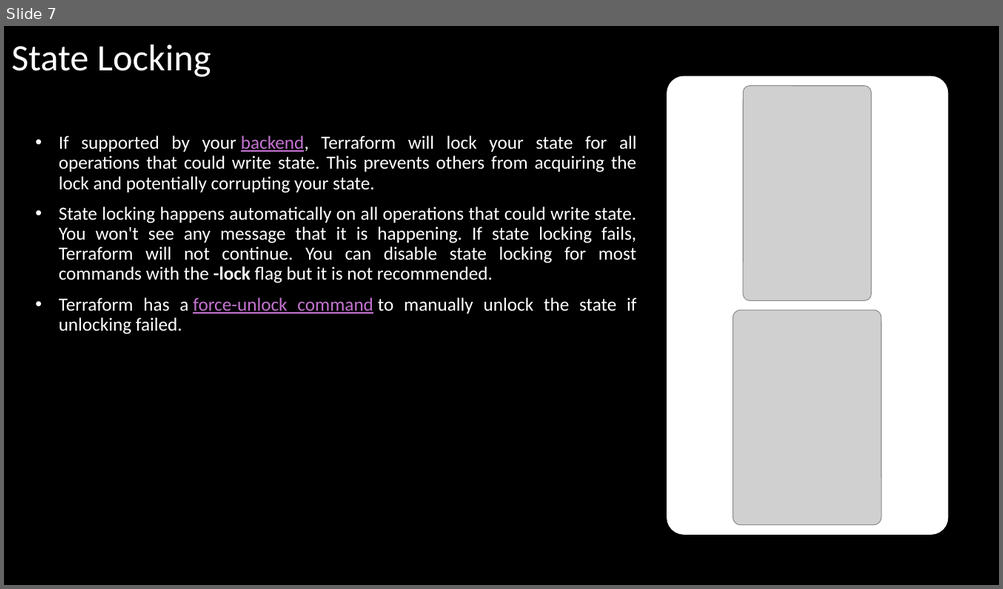
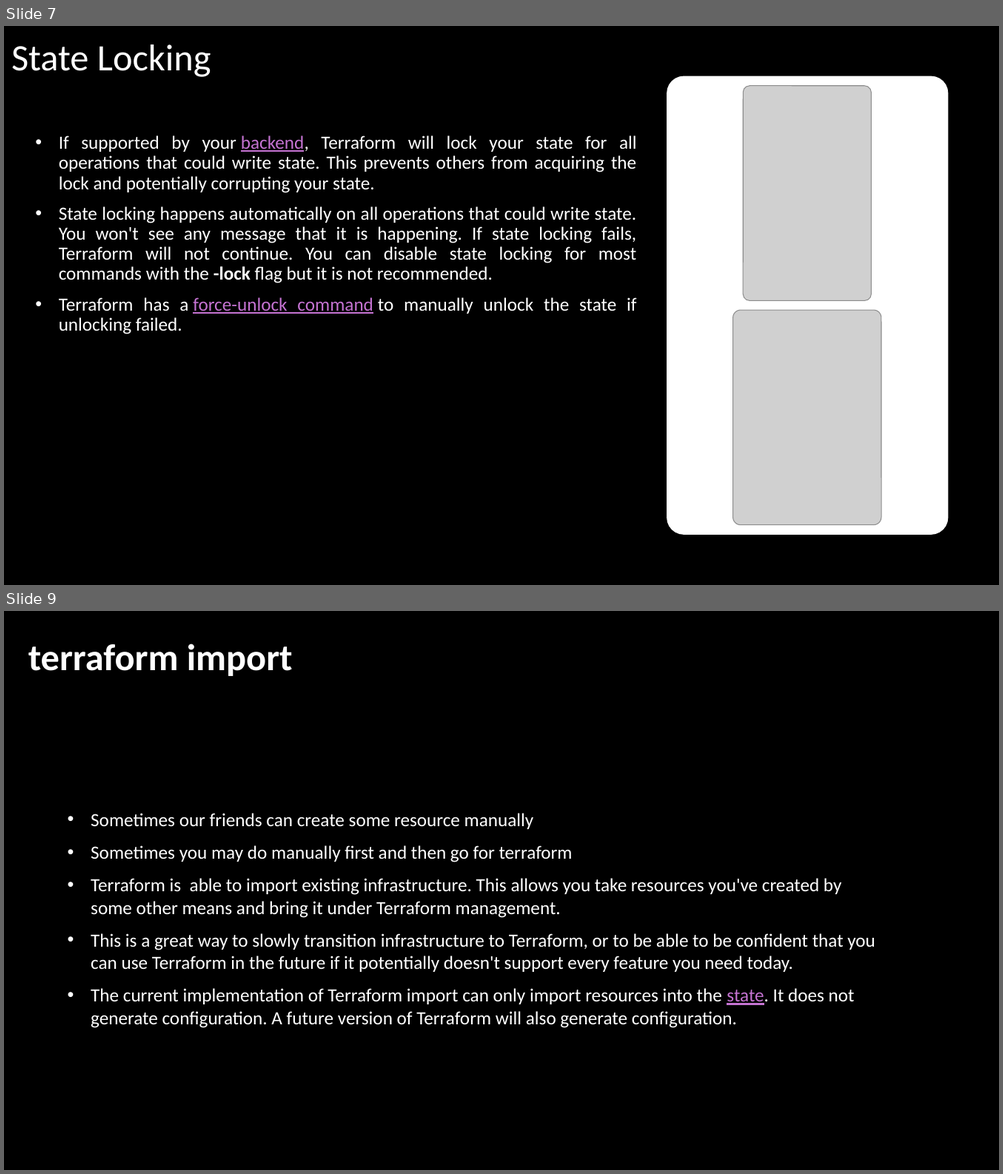
Before and after one commit to lerndevops/terraform_cert, a slide deck: Day4/state/state.pptx. Shown one above the other, each under a label of ours: slide 7 before the commit, slides 7 and 9 after it; the slides between them are not shown. The pictures are 1003x589 and 1003x1174 pixels, drawn with LibreOffice and Linux fonts; fonts in the diff are those of the drawing; grey boxes stand for pictures; background and template pictures are left out. Boxes give left, top, right and bottom in pixels: in the first picture for what was removed or moved away, otherwise in the second. Text is boxed around its words. In the diff, an @@ line names an element or a change of style, - is before the commit and + after.

```diff
--- a/Day4/state/state.pptx
+++ b/Day4/state/state.pptx
@@ slide 9 added at (x1=4, y1=611, x2=999, y2=1170), background picture (left out) @@
@@ title added at (x1=28, y1=644, x2=293, y2=676), 36 pt, text #FFFFFF, bold @@
+terraform import
@@ text added at (x1=91, y1=813, x2=875, y2=1028), 18 pt, text #FFFFFF @@
+• Sometimes our friends can create some resource manually
+• Sometimes you may do manually first and then go for terraform
+• Terraform is able to import existing infrastructure. This allows you take resources you've created by some other means and bring it under Terraform management.
+• This is a great way to slowly transition infrastructure to Terraform, or to be able to be confident that you can use Terraform in the future if it potentially doesn't support every feature you need today.
+• The current implementation of Terraform import can only import resources into the state. It does not generate configuration. A future version of Terraform will also generate configuration.
```
Also in this commit, not shown: 1 slide changed, 1 other file.
